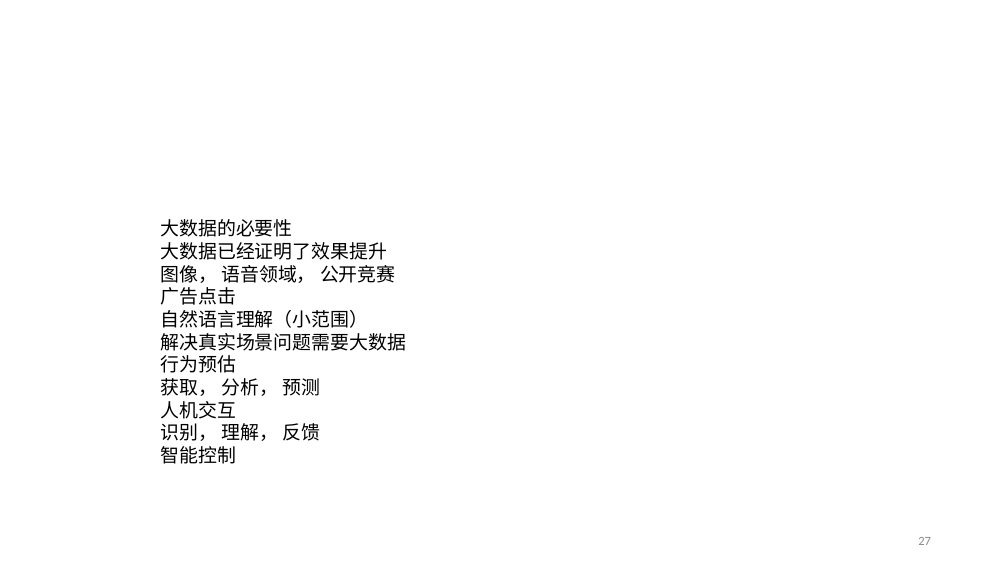
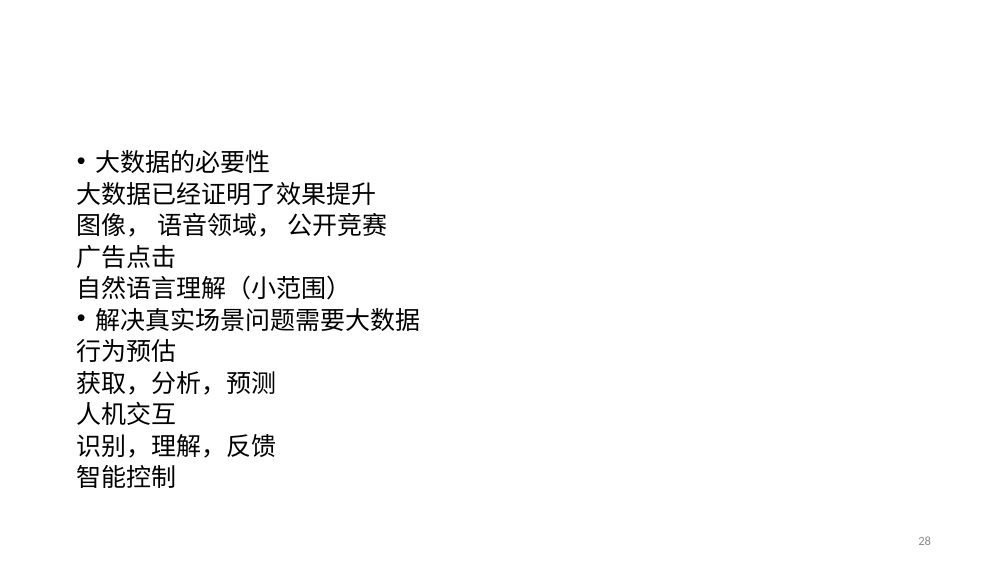
Before and after one commit to prm10/paper, a slide deck: slide 28 of presentation/big data.pptx (slide 27 before the commit). Drawn at 1008x567 pixels with LibreOffice and Linux fonts; fonts in the diff are those of the drawing. Boxes give left, top, right and bottom in pixels: in the first picture for what was removed or moved away, otherwise in the second. Text is boxed around its words. In the diff, an @@ line names an element or a change of style, - is before the commit and + after.

```diff
--- a/presentation/big data.pptx
+++ b/presentation/big data.pptx
@@ text "大数据的必要性": place and size @@
-text "大数据的必要性" at <box>160,219,406,464</box>
+text "大数据的必要性" at <box>77,150,420,488</box>
@@ text at <box>77,150,420,488</box>: size 18 to 23.8 pt in "大数据的必要性", "大数据已经证明了效果提升", "图像， 语音领域， 公开竞赛", "广告点击" and 5 more places; bullet none to •; line spacing 1 to 0.7; more space between paragraphs @@
@@ text at <box>77,371,277,395</box>: text changed; size 18 to 23.8 pt @@
-获取， 分析， 预测
+获取，分析，预测
@@ text at <box>77,434,277,458</box>: text changed; size 18 to 23.8 pt @@
-识别， 理解， 反馈
+识别，理解，反馈
@@ page number at <box>918,536,931,545</box>: text changed @@
-27
+28
```
Also in this commit, not shown: 11 other slides changed, 2 slides added, 1 slide removed.
